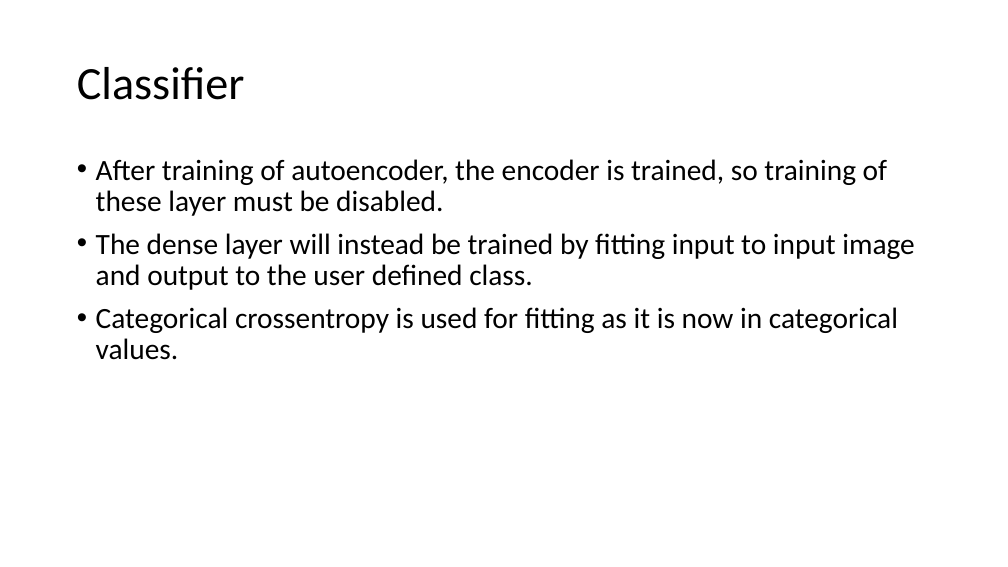
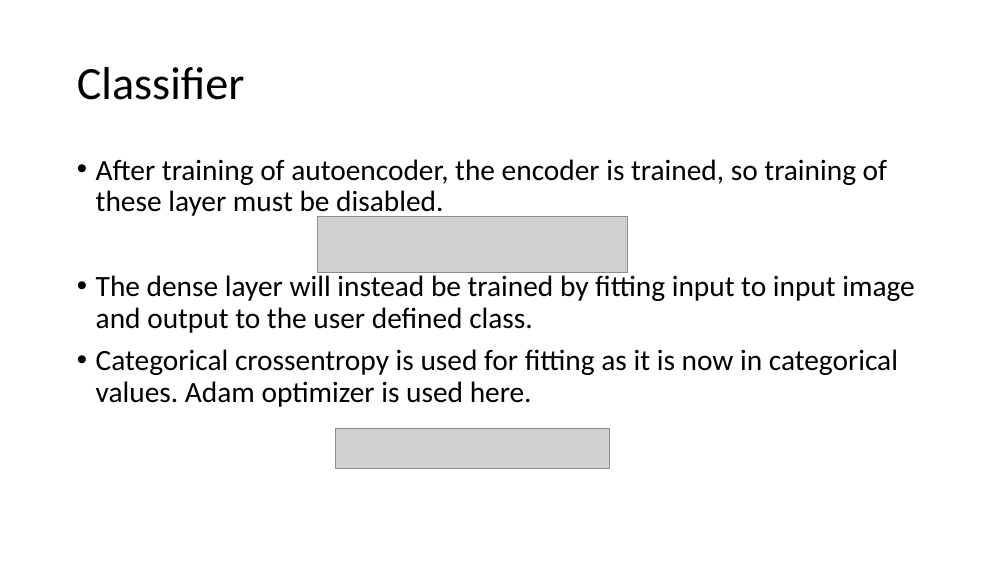
Before and after one commit to optimusium/psupr3, a slide deck: slide 11 of Autoencoder Classifier for Wafer resistance test map.pptx (slide 8 before the commit). Drawn at 1008x567 pixels with LibreOffice and Linux fonts; fonts in the diff are those of the drawing; grey boxes stand for pictures. Boxes give left, top, right and bottom in pixels: in the first picture for what was removed or moved away, otherwise in the second. Text is boxed around its words. In the diff, an @@ line names an element or a change of style, - is before the commit and + after.

```diff
--- a/Autoencoder Classifier for Wafer resistance test map.pptx
+++ b/Autoencoder Classifier for Wafer resistance test map.pptx
@@ picture added at [318,216,628,272] @@
@@ text at [96,349,898,407]: text changed @@
-• Categorical crossentropy is used for fitting as it is now in categorical values.
+• Categorical crossentropy is used for fitting as it is now in categorical values. Adam optimizer is used here.
@@ picture added at [336,428,609,468] @@
```
Also in this commit, not shown: 6 other slides changed, 9 slides added.
